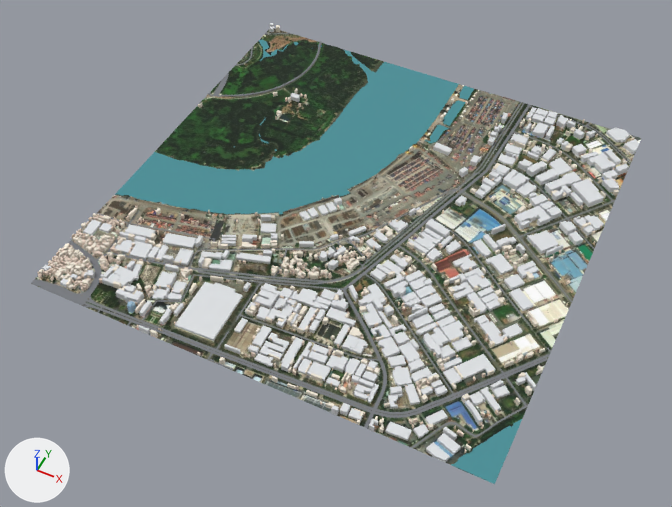
An edit to the glTF model assets/tiles/T_E02_S01.glb, drawn before and after from the same camera.
Both versions are drawn from a 50 mm lens placed at (5204.0, -4628.0, 2918.0), pointed at (3988.0, -2195.0, -124.0). Arrows for +X, +Y and +Z are at lower left; the lights stay in place. The first picture is the older version. Vertices at exactly the same position are counted once.

The older version as bpy lines, for what is in view:
```python
ob_bldg_apartment_concrete = bpy.data.objects.new('BLDG_APARTMENT_CONCRETE', me_bldg_apartment_concrete)
ob_bldg_apartment_concrete.location = (0.0, 0.0, 0.0)
ob_bldg_shophouse = bpy.data.objects.new('BLDG_SHOPHOUSE', me_bldg_shophouse)
ob_bldg_shophouse.location = (0.0, 0.0, 0.0)
ob_bldg_tube_house = bpy.data.objects.new('BLDG_TUBE_HOUSE', me_bldg_tube_house)
ob_bldg_tube_house.location = (0.0, 0.0, 0.0)
ob_road_metro = bpy.data.objects.new('ROAD_METRO', me_road_metro)
ob_road_metro.location = (0.0, 0.0, 0.0)
# also in view: 'WATER' at (4000.0, -2000.0, 0.0); 'TERRAIN' at (4000.0, -2000.0, 2.0)
```
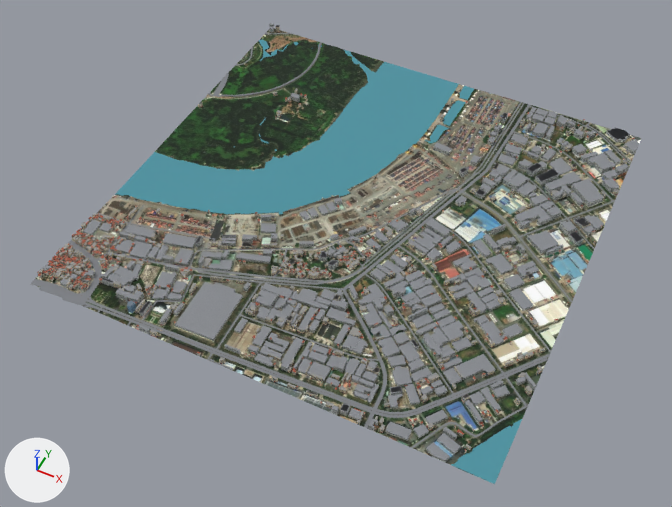
What differs and where, as boxes (x1, y1, x2, y2) in the pictures (672 x 507 px; the box of a moved part takes in the faces that stretch with it):
'BLDG_APARTMENT_CONCRETE', surface changed, reshaped: (42, 23, 639, 462) in both
'BLDG_SHOPHOUSE', surface changed: (39, 25, 630, 451) in both
'BLDG_TUBE_HOUSE', surface changed: (37, 94, 635, 453) in both
part 1 of me_bldg_apartment_concrete, moved or reshaped: before (42, 113, 639, 438); after (42, 113, 639, 460)

Patch to the scene script:
```diff
--- a/assets/tiles/T_E02_S01.glb.py
+++ b/assets/tiles/T_E02_S01.glb.py
@@ img_atlas_apt @@
+img_atlas_apt = load_image('atlas_apt', '_unpacked/atlas_apt', 256, 256, 'sRGB')
@@ img_atlas_shop @@
+img_atlas_shop = load_image('atlas_shop', '_unpacked/atlas_shop', 256, 256, 'sRGB')
@@ img_atlas_tube @@
+img_atlas_tube = load_image('atlas_tube', '_unpacked/atlas_tube', 256, 256, 'sRGB')
@@ mat_mat_04_tube_house_terracotta_tin @@
 mat_mat_04_tube_house_terracotta_tin = principled_material('MAT_04_TUBE_HOUSE_TERRACOTTA_TIN')
-mat_mat_04_tube_house_terracotta_tin.base_color = (0.83, 0.69, 0.58)  # pale yellow #ebd8c8
+mat_mat_04_tube_house_terracotta_tin.texture = img_atlas_tube
 mat_mat_04_tube_house_terracotta_tin.metallic = 0.08
-mat_mat_04_tube_house_terracotta_tin.roughness = 0.72
+mat_mat_04_tube_house_terracotta_tin.roughness = 0.78
@@ mat_mat_05_shophouse_commercial @@
 mat_mat_05_shophouse_commercial = principled_material('MAT_05_SHOPHOUSE_COMMERCIAL')
-mat_mat_05_shophouse_commercial.base_color = (0.89, 0.82, 0.7)  # pale yellow #f2eada
-mat_mat_05_shophouse_commercial.metallic = 0.1
-mat_mat_05_shophouse_commercial.roughness = 0.64
+mat_mat_05_shophouse_commercial.texture = img_atlas_shop
+mat_mat_05_shophouse_commercial.metallic = 0.12
+mat_mat_05_shophouse_commercial.roughness = 0.7
@@ mat_mat_07_apartment_concrete @@
 mat_mat_07_apartment_concrete = principled_material('MAT_07_APARTMENT_CONCRETE')
-mat_mat_07_apartment_concrete.base_color = (0.74, 0.76, 0.78)  # white #dfe2e5
-mat_mat_07_apartment_concrete.metallic = 0.08
-mat_mat_07_apartment_concrete.roughness = 0.74
+mat_mat_07_apartment_concrete.texture = img_atlas_apt
+mat_mat_07_apartment_concrete.metallic = 0.06
+mat_mat_07_apartment_concrete.roughness = 0.82
@@ me_bldg_apartment_concrete @@
 # used by ob_bldg_apartment_concrete; location = (0.0, 0.0, 0.0)
-me_bldg_apartment_concrete.from_pydata(...)  # 4482 vertices, 6082 faces; spans x 3000.0..5000.0, y -3000.0..-1000.0, z 0.0..35.0
+me_bldg_apartment_concrete.from_pydata(...)  # 4312 vertices, 5857 faces; spans x 3000.0..5000.0, y -3000.0..-1000.0, z 0.0..35.0
+# me_bldg_apartment_concrete part 1: 697 vertices moved from x 3000.0..5000.0, y -3000.0..-1035.0, z 0.0..24.0 to x 3000.0..5000.0, y -3000.0..-1035.0, z 0.0..23.0; 579 vertices removed from x 3031.0..5000.0, y -3000.0..-1029.0, z 0.0..34.0; 409 vertices added at x 3033.0..5000.0, y -2999.0..-1002.0, z 0.0..34.0
+# other edits to the shape of me_bldg_apartment_concrete do not show in these pictures
 me_bldg_apartment_concrete.materials.append(mat_mat_07_apartment_concrete)
```
